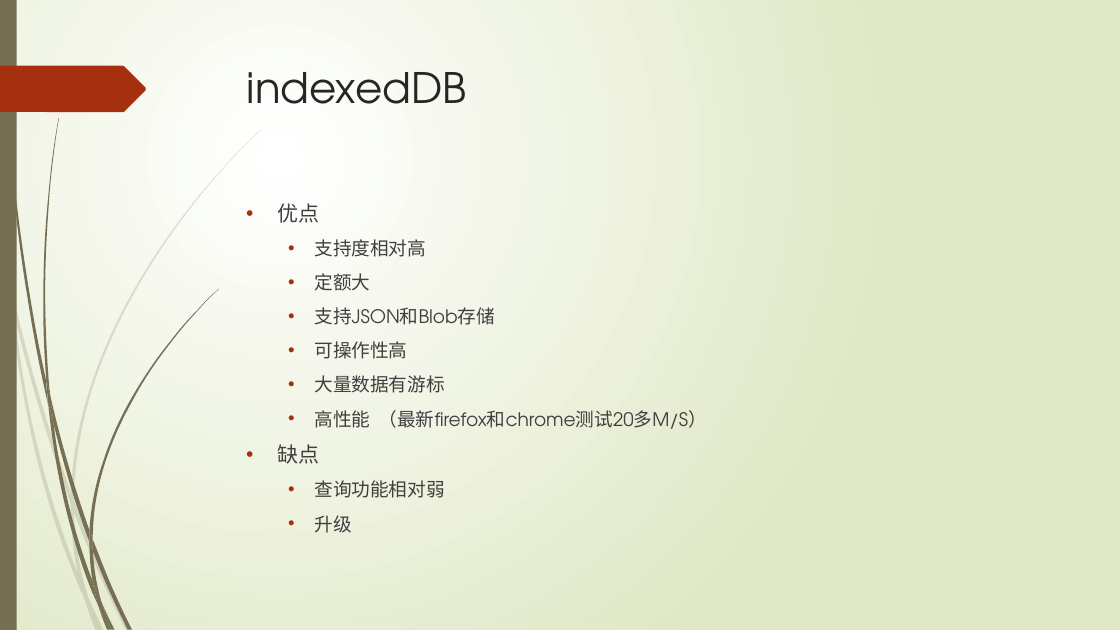
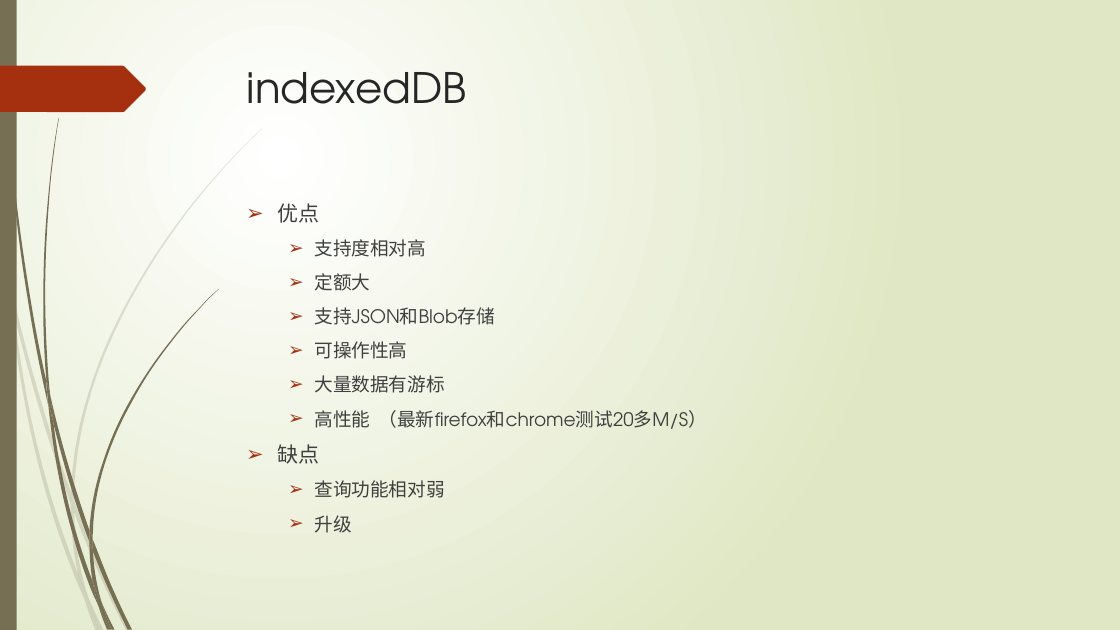
Before and after one commit to xiangwenhu/FileSystem, a slide deck: slide 7 of docs/浏览器大型文件存储.pptx. Drawn at 1120x630 pixels with LibreOffice and Linux fonts; fonts in the diff are those of the drawing. Boxes give left, top, right and bottom in pixels: in the first picture for what was removed or moved away, otherwise in the second. Text is boxed around its words. In the diff, an @@ line names an element or a change of style, - is before the commit and + after.

```diff
--- a/docs/浏览器大型文件存储.pptx
+++ b/docs/浏览器大型文件存储.pptx
@@ text "优点" at <box>278,203,707,533</box>: bullet • to ➢ @@
```
Also in this commit, not shown: 13 other slides changed.
